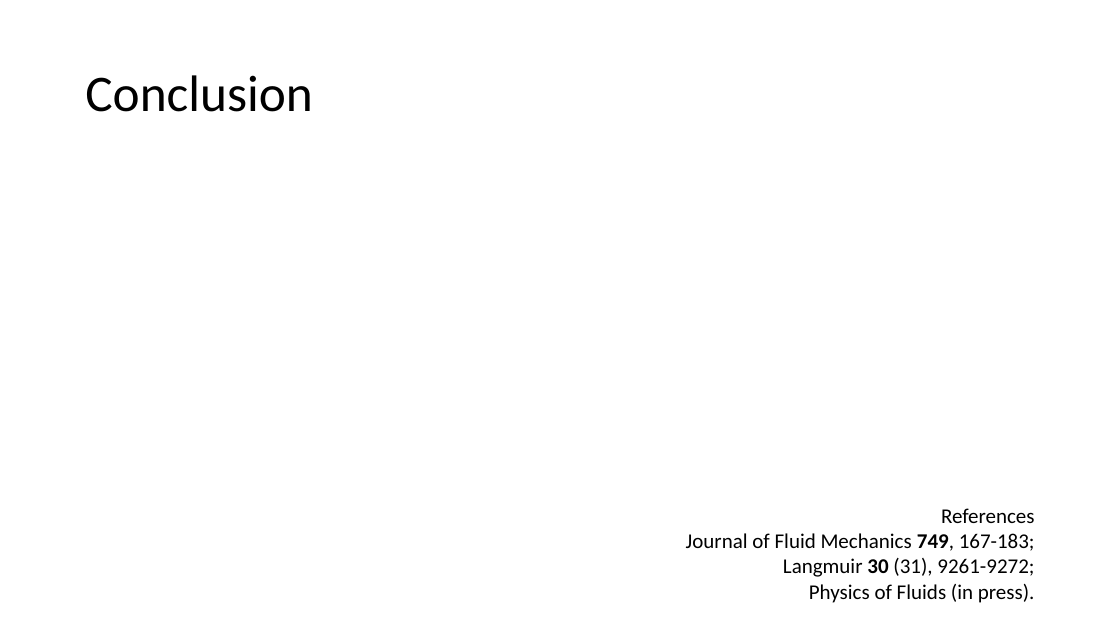
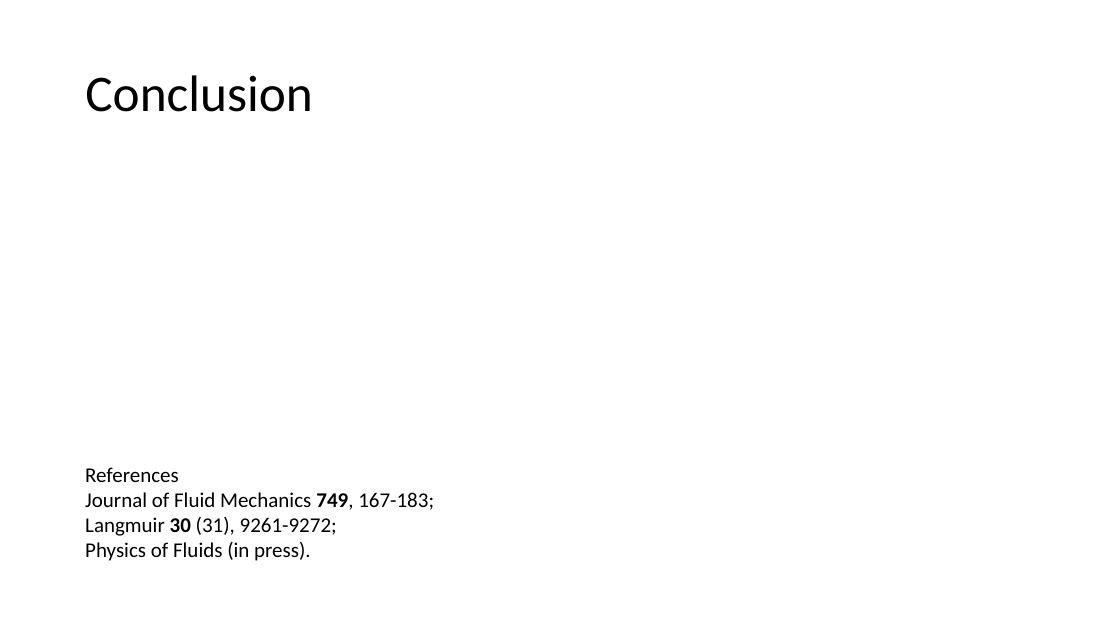
Before and after one commit to maoyanren/APS_DFD_2014, a slide deck: slide 11 of finite_pore.pptx. Drawn at 1120x630 pixels with LibreOffice and Linux fonts; fonts in the diff are those of the drawing; grey boxes stand for pictures. Boxes give left, top, right and bottom in pixels: in the first picture for what was removed or moved away, otherwise in the second. Text is boxed around its words. In the diff, an @@ line names an element or a change of style, - is before the commit and + after.

```diff
--- a/finite_pore.pptx
+++ b/finite_pore.pptx
@@ text "References": place and size @@
-text "References" at (686, 508, 1035, 603)
+text "References" at (85, 467, 434, 561)
@@ text "References" at (85, 467, 434, 561): alignment right to left @@
```
Also in this commit, not shown: 8 other slides changed, 1 other file.
